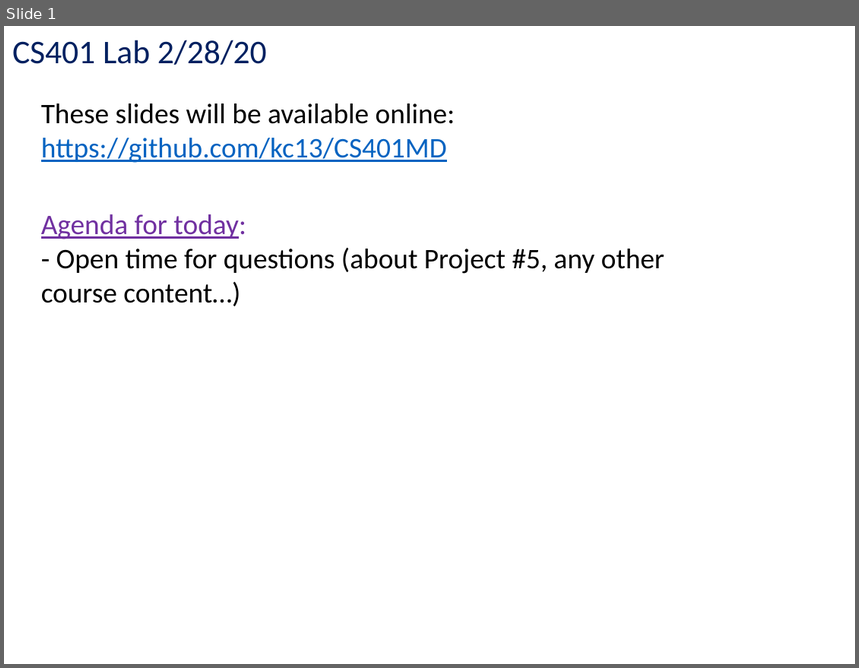
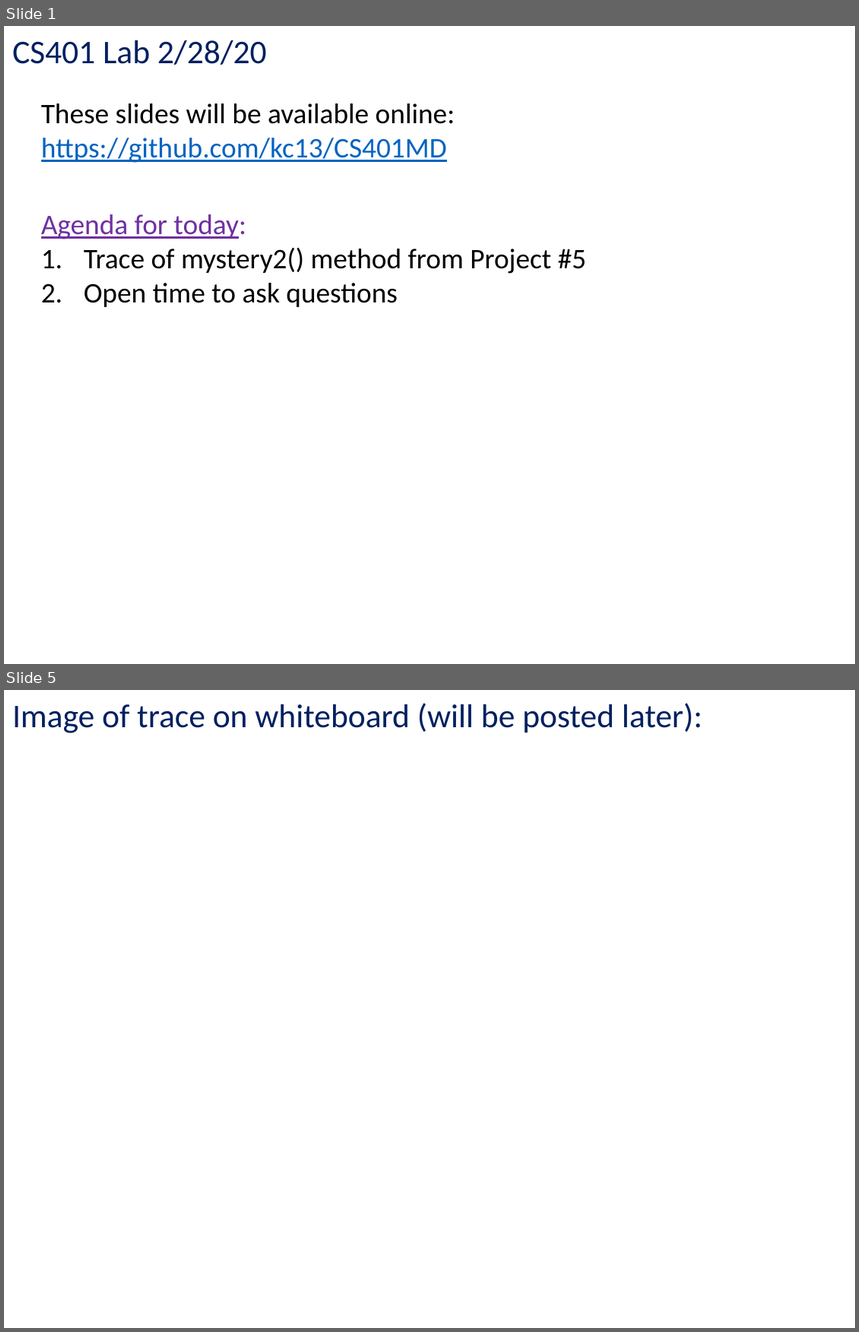
Before and after one commit to kc13/CS401MD, a slide deck: cs401_lab_2_28_20.pptx. Shown one above the other, each under a label of ours: slide 1 before the commit, slides 1 and 5 after it; the slides between them are not shown. The pictures are 859x668 and 859x1332 pixels, drawn with LibreOffice and Linux fonts; fonts in the diff are those of the drawing. Boxes give left, top, right and bottom in pixels: in the first picture for what was removed or moved away, otherwise in the second. Text is boxed around its words. In the diff, an @@ line names an element or a change of style, - is before the commit and + after.

```diff
--- a/cs401_lab_2_28_20.pptx
+++ b/cs401_lab_2_28_20.pptx
@@ slide 5 added at bbox=[4, 690, 855, 1328], background #FFFFFF @@
@@ text added at bbox=[12, 703, 702, 733], 28 pt, text #002060 @@
+Image of trace on whiteboard (will be posted later):
@@ slide 1 changed as well @@
@@ text at bbox=[84, 248, 586, 307]: text changed @@
-  - Open time for questions (about Project #5, any other course content…)
+  1. Trace of mystery2() method from Project #5
+  2. Open time to ask questions
```
Also in this commit, not shown: 3 other slides added.
